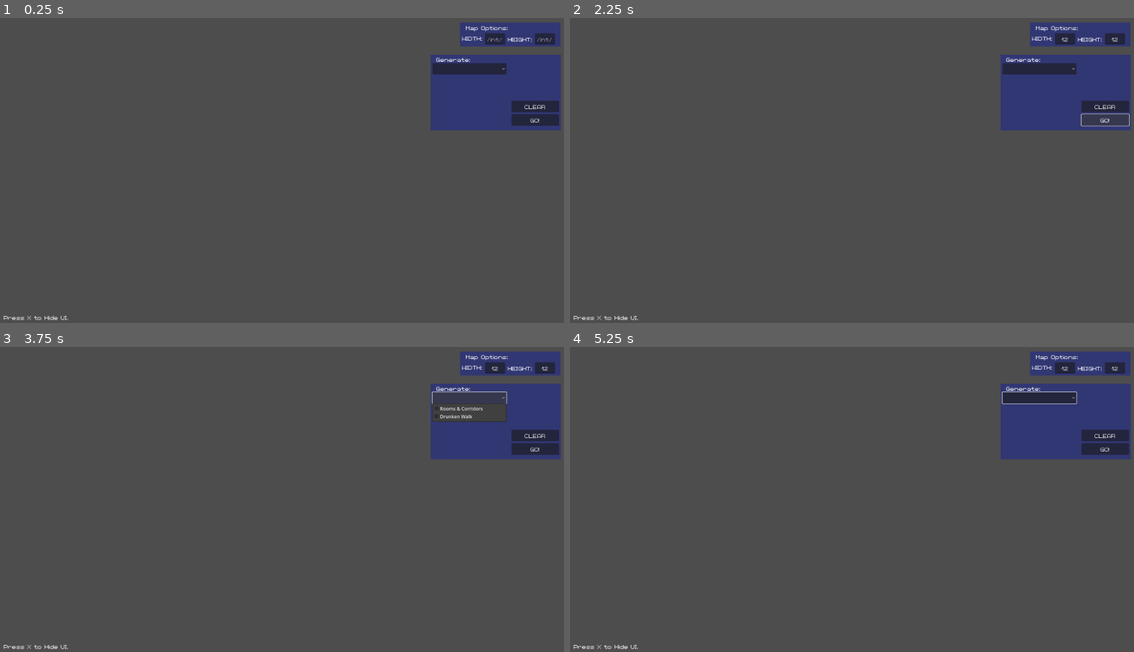
Above: before the commit, frames 1-4 (two rows, left to right).
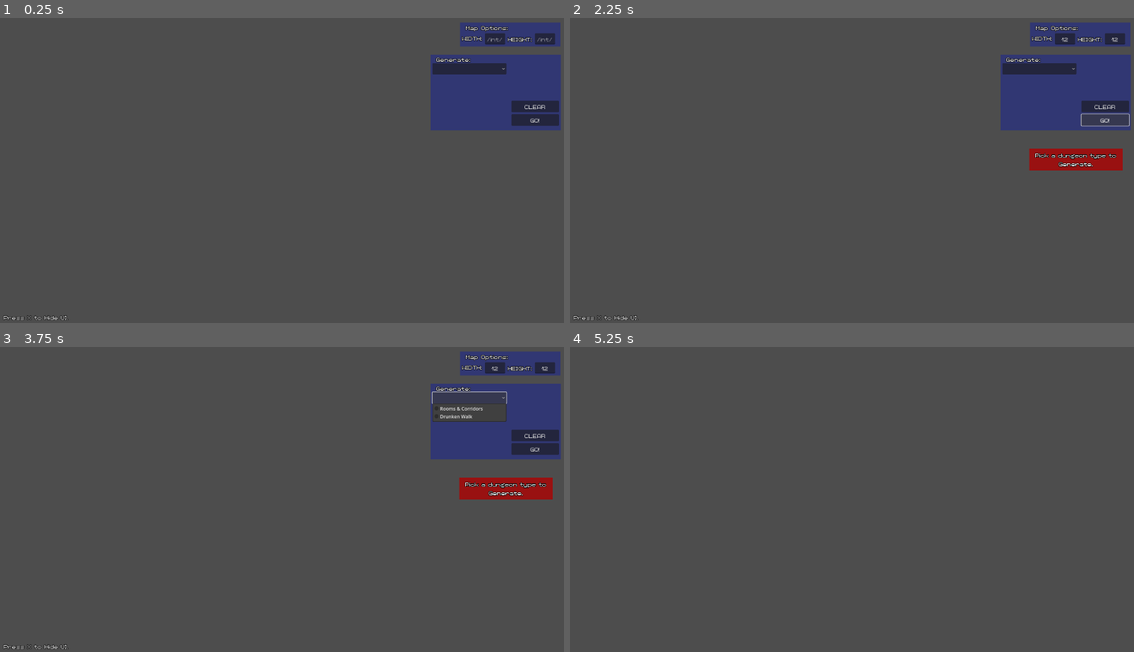
Above: after the commit, the same moments.

Repository: JPGFG/proc-gen
Game: Godot game, scene res://assets/scenes/game_map.tscn
Same seed, same stepped clock (60 frames per second), same inputs: the game is played once before the commit and once after it.
Inputs (mouse positions are in pixels of both pictures, inside the frame that each line leads up to):
- Up to frame 1 (0.25 s): no input
- Up to frame 2 (2.25 s): click (1066, 39) at 0.52 s; type "12" at 0.6 s; click (1117, 39) at 0.75 s; type "12" at 0.83 s; click "CLEAR" at 1.25 s; click "GO!" at 2 s
- Up to frame 3 (3.75 s): click "GO!" at 2.75 s; click (468, 398) at 3.5 s
- Up to frame 4 (5.25 s): tap X at 4.25, 4.35, 5 s; move the mouse to (976, 478) at 4.27 s; hold D (move_right) 4.28-5.03 s; click (976, 478) at 4.42 s; move the mouse to (739, 508) at 5.02 s; hold S (move_down) from 5.03 s (still down); tap Q (zoom_in) at 5.1 s

The runs differ from the first frame. In frame 1, 0.4% of the frame differs, in the area x 0-95%, y 2-100%; in frame 2, 1.5%; in frame 3, 1.5%; in frame 4, 7.1%, in the area x 0-100%, y 1-100%.

Commit message:
implement x to hide UI

Diff:
--- a/assets/scenes/game_map.tscn
+++ b/assets/scenes/game_map.tscn
@@ -1,7 +1,6 @@
-[gd_scene load_steps=8 format=3 uid="uid://5blpnymuiwi0"]
+[gd_scene load_steps=7 format=3 uid="uid://5blpnymuiwi0"]
 
 [ext_resource type="Texture2D" uid="uid://260tvsr7rcbn" path="res://assets/art/wall-tile-aseprite-spritesheet.png" id="2_bdhei"]
-[ext_resource type="Theme" uid="uid://2x31sgdretky" path="res://assets/styles/style_theme.tres" id="2_pupd3"]
 [ext_resource type="PackedScene" uid="uid://bjoiwa2wyss7w" path="res://assets/scenes/ui_overlay.tscn" id="2_ug7s2"]
 [ext_resource type="Script" uid="uid://dfqkh73h463t" path="res://scripts/handlers/FreeCamera.gd" id="3_bdhei"]
 
@@ -23,7 +22,6 @@
 [node name="UIlayer" type="CanvasLayer" parent="."]
 
 [node name="UIOverlay" parent="UIlayer" node_paths=PackedStringArray("tileMap") instance=ExtResource("2_ug7s2")]
-theme = ExtResource("2_pupd3")
 tileMap = NodePath("../../TileMapLayer")
 
 [node name="TileMapLayer" type="TileMapLayer" parent="."]
--- a/assets/scenes/ui_overlay.tscn
+++ b/assets/scenes/ui_overlay.tscn
@@ -52,6 +52,7 @@
 offset_right = 184.0
 offset_bottom = 66.0
 toggle_mode = false
+allow_reselect = true
 item_count = 2
 popup/item_0/text = "Rooms & Corridors"
 popup/item_0/id = 0
--- a/assets/styles/style_theme.tres
+++ b/assets/styles/style_theme.tres
@@ -6,4 +6,5 @@
 Button/fonts/font = ExtResource("1_jrumv")
 LineEdit/fonts/font = ExtResource("1_jrumv")
 OptionButton/fonts/font = ExtResource("1_jrumv")
+RichTextLabel/constants/outline_size = 6
 RichTextLabel/fonts/normal_font = ExtResource("1_jrumv")
--- a/scripts/handlers/GenerationHandler.gd
+++ b/scripts/handlers/GenerationHandler.gd
@@ -2,7 +2,6 @@
 extends Control
 
 enum dungeonType {RECT_CORRIDOR, DRUNKEN_WALK}
-
 var generatorChoice = dungeonType
 var dungeonGenerators := []
 
@@ -25,7 +24,9 @@
 
 #TODO implement x to toggle UI
 func _unhandled_input(event):
-	pass
+	if event.is_pressed() and event.keycode == KEY_X:
+		if self.visible == true: self.visible = false
+		else: self.visible = true
 
 func _on_d_generator_button_item_selected(index):
 	match index:
@@ -84,10 +85,14 @@
 	inputOptionArray.append(option)
 
 func _on_clear_entries_pressed():
+	tileMap.clear()
 	clearOptionUI()
 
 func _on_generate_button_pressed():
 	var valid: bool = true
+	if inputOptionArray.size() == 0:
+		showWarning("Pick a dungeon type to Generate.")
+		return
 	if (i_MAPHEIGHT_FIELD.text == "" or i_MAPWIDTH_FIELD.text == ""):
 		valid = false
 	for option in inputOptionArray:
